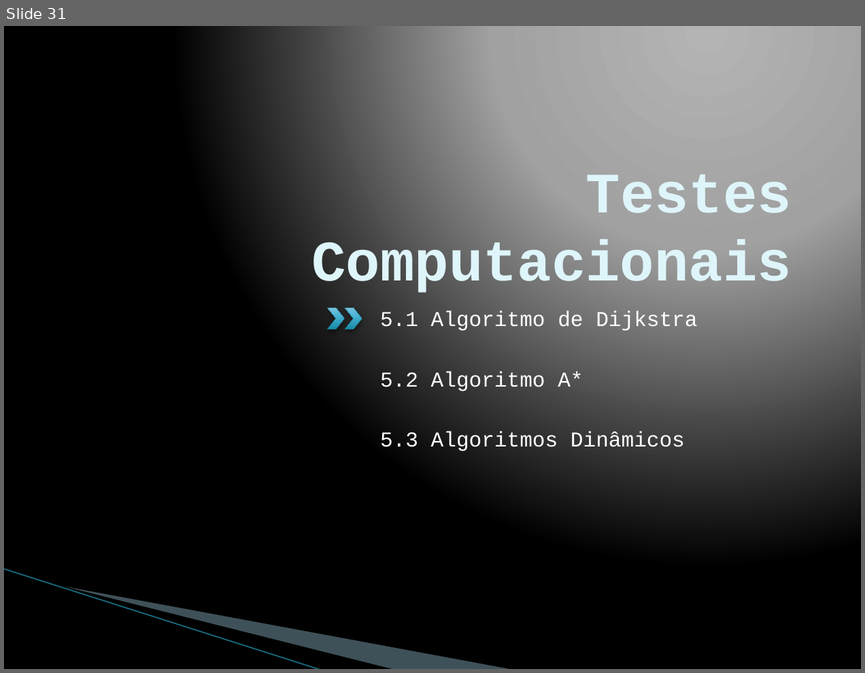
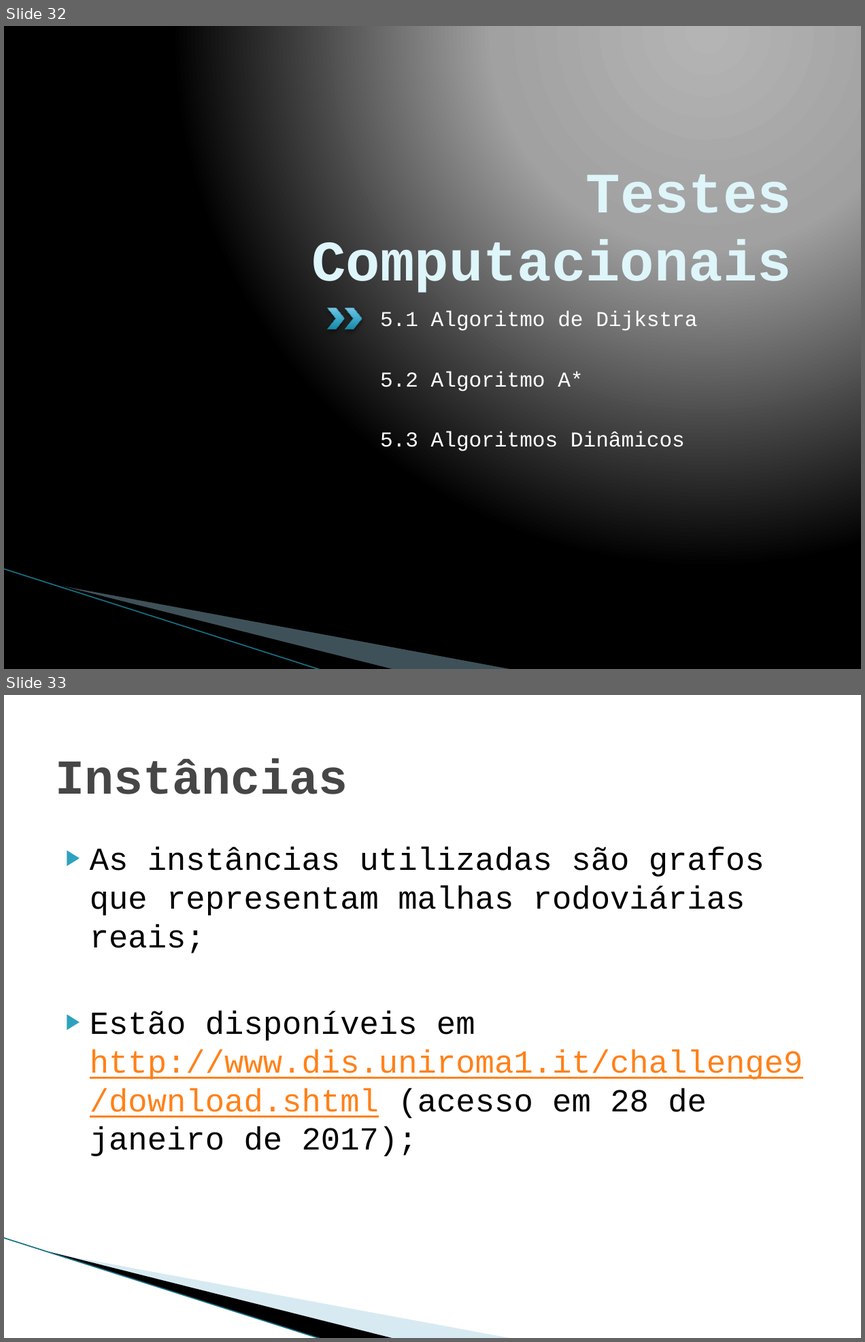
Before and after one commit to pedrohbh/PG-Dissertacao, a slide deck: Academia/Apresentação PG/Apresentação PG.pptx. Shown one above the other, each under a label of ours: slide 31 before the commit, slides 32 and 33 after it. The pictures are 865x673 and 865x1342 pixels, drawn with LibreOffice and Linux fonts; fonts in the diff are those of the drawing; background and template pictures are left out. Boxes give left, top, right and bottom in pixels: in the first picture for what was removed or moved away, otherwise in the second. Text is boxed around its words. In the diff, an @@ line names an element or a change of style, - is before the commit and + after.

```diff
--- a/Academia/Apresentação PG/Apresentação PG.pptx
+++ b/Academia/Apresentação PG/Apresentação PG.pptx
@@ slide 33 added at <box>4,695,861,1338</box>, background #FFFFFF; not listed: 3 template elements that a slide beside it also shows @@
@@ title added at <box>55,759,347,794</box>, 41 pt, text #464646, bold @@
+Instâncias
@@ text added at <box>90,847,803,1156</box>, 27 pt, text #000000 @@
+▶ As instâncias utilizadas são grafos que representam malhas rodoviárias reais;
+▶ Estão disponíveis em http://www.dis.uniroma1.it/challenge9/download.shtml (acesso em 28 de janeiro de 2017);
@@ what was slide 31 is now slide 32 @@
```
Also in this commit, not shown: 1 slide changed, 12 other slides added, 6 other files.
